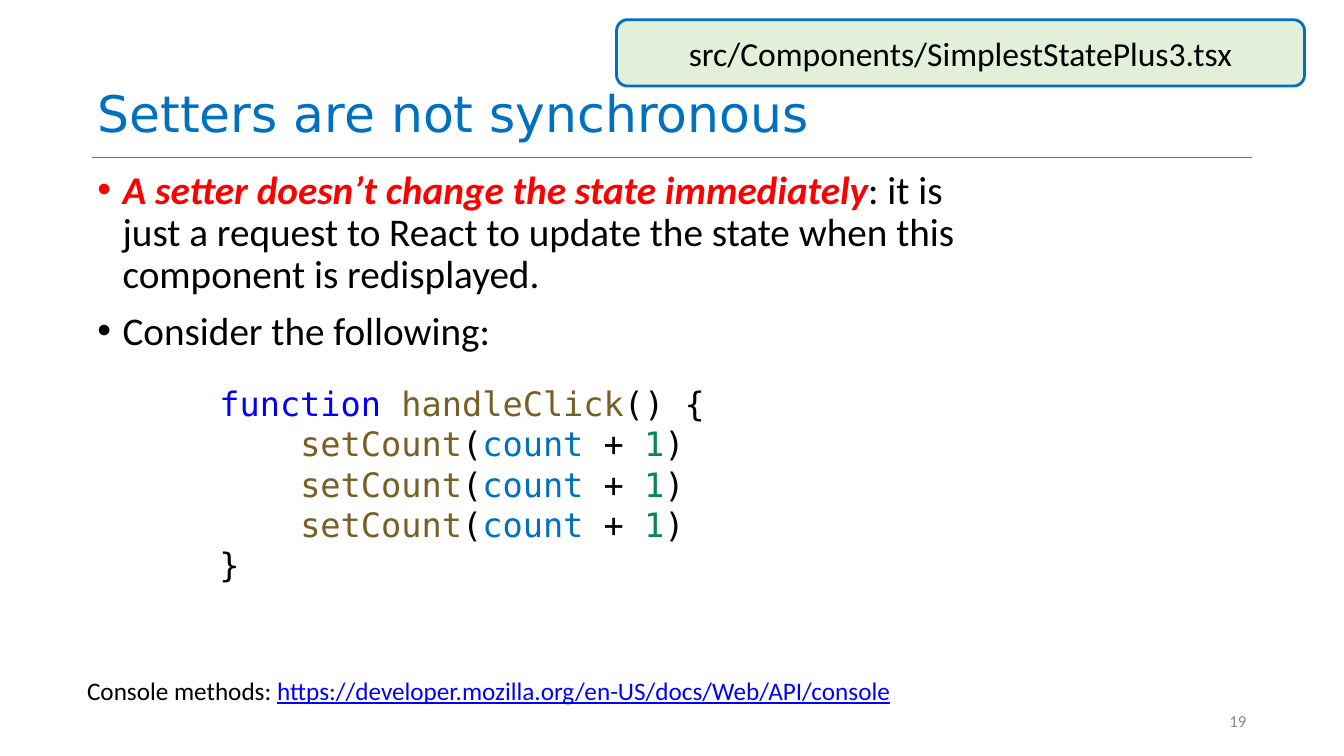
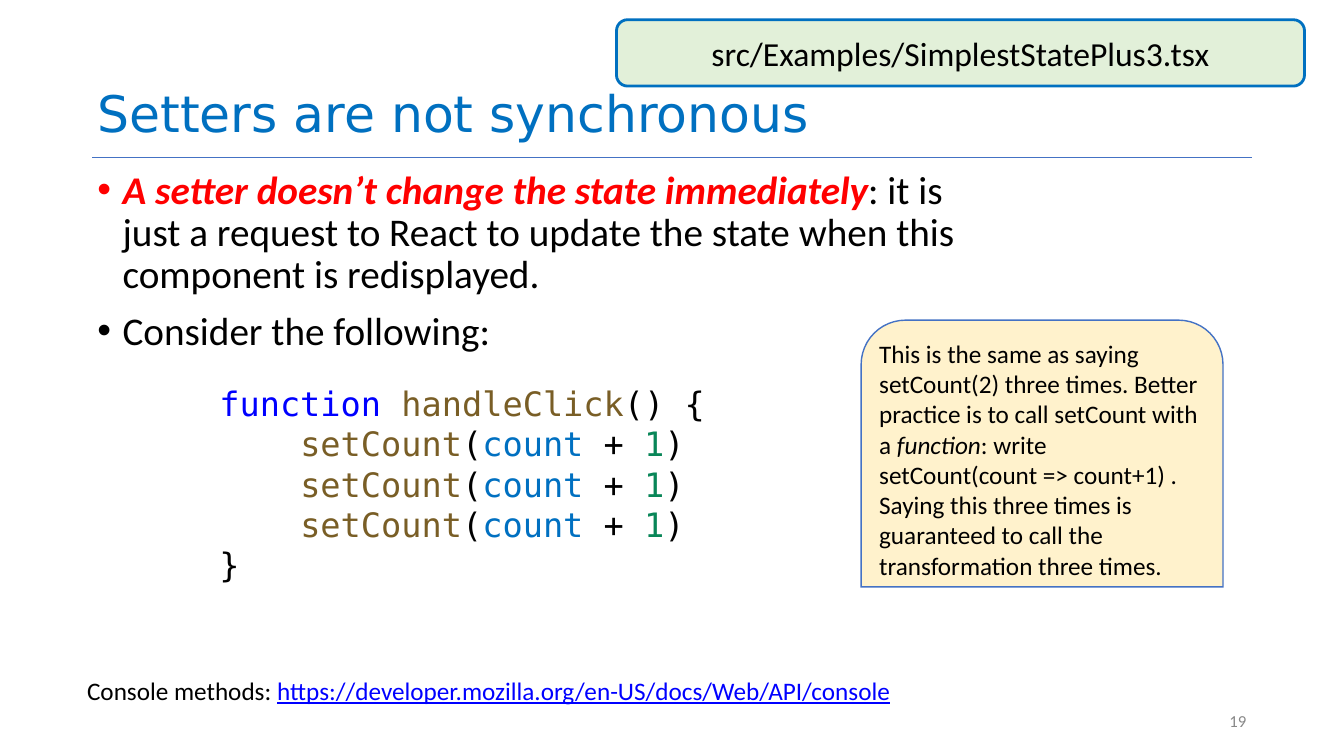
Before and after one commit to neu-se/CS4530-Fall-2026, a slide deck: slide 19 of Slides/Module 05 React Basics.pptx. Drawn at 1344x756 pixels with LibreOffice and Linux fonts; fonts in the diff are those of the drawing. Boxes give left, top, right and bottom in pixels: in the first picture for what was removed or moved away, otherwise in the second. Text is boxed around its words. In the diff, an @@ line names an element or a change of style, - is before the commit and + after.

```diff
--- a/Slides/Module 05 React Basics.pptx
+++ b/Slides/Module 05 React Basics.pptx
@@ text in rounded rectangle at (711, 42, 1209, 72): text changed @@
-src/Components/SimplestStatePlus3.tsx
+src/Examples/SimplestStatePlus3.tsx
@@ round same rect added at (861, 321, 1223, 588), fill #FFF2CC, outline #4472C4 1 pt, 18 pt, text #000000 @@
+This is the same as saying setCount(2) three times. Better practice is to call setCount with a function: write setCount(count => count+1) . Saying this three times is guaranteed to call the transformation three times.
```
Also in this commit, not shown: 14 other slides changed, 3 other files.
